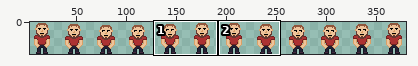
Sprite sheet, stored at Plosinofka/Content/jebko-idle.png. Above, an overview of the earlier version with the close-up marked.
Close-up. The starting point:
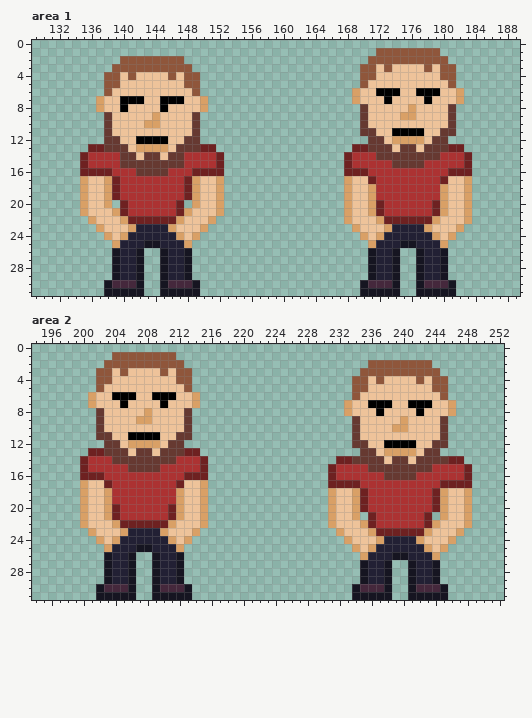
The file is 384x32 pixels. Colours within 5 levels of each other are drawn and written as one. Shown: area 1: x 129..189, y 0..31; area 2: x 194..252, y 0..31. The wide view leaves out empty margins. The commit also changed other parts of the picture, which this record leaves out.
New version:
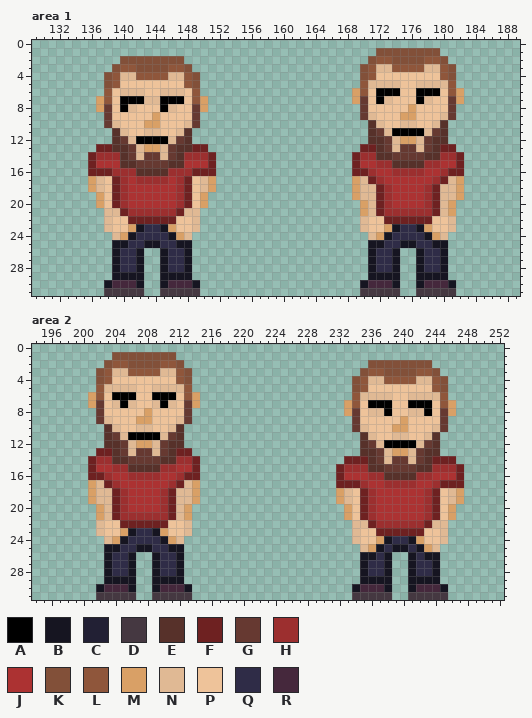
Palette (. is transparent): A #000000  B #161521  C #222034  D #453841  E #57312a  F #6e2121  G #663931  H #9c2f2f  J #ac3232  K #825039  L #8f563b  M #d9a066  N #e0b994  P #eec39a  Q #2f2c47  R #45283c
The edit:
Area 1:
y 1: x 172..179 LLLLLLLL -> KKKKKKKK
y 2: x 140..147 LLLLLLLL -> KKKKKKKK; x 171 L -> K; x 174..177 LLLL -> KKKK; x 180 L -> K
y 3: x 139 L -> K; x 142..145 LLLL -> KKKK; x 148 L -> K; x 170 L -> K; x 172..179 PLPPPPLP -> NNLLLLNN; x 181 L -> K
y 4: x 138 L -> K; x 140..147 PLPPPPLP -> NNLLLLNN; x 149 L -> K; x 170 L -> K; x 181 L -> K
y 5: x 138 L -> K; x 149 L -> K; x 171..174 PPPP -> NNNN; x 177..180 PPPP -> NNNN
y 6: x 140..142 PPP -> NNN; x 145..147 PPP -> NNN; x 170 P -> L; x 181 P -> L
y 7: x 138 P -> L; x 143..144 PP -> NN; x 149 P -> L; x 170 P -> G; x 172..173 PA -> AN; x 177..178 PA -> AN; x 181 P -> G
y 8: x 138 P -> G; x 141 P -> N; x 146 P -> N; x 149 P -> G
y 9: x 171 P -> N; x 180 P -> N
y 10: x 139 P -> N; x 148 P -> N; x 170..172 GPP -> .EN; x 175..176 PP -> NN; x 179..181 PPG -> NE.
y 11: x 138..140 GPP -> .EN; x 143..144 PP -> NN; x 147..149 PPG -> NE.; x 170..173 GGPP -> .EGN; x 178..181 PPGG -> NGE.
y 12: x 138..141 GGPP -> .EGN; x 146..149 PPGG -> NGE.; x 171..174 GGPM -> EEGN; x 177..180 MPGG -> NGEE
y 13: x 136 F -> .; x 138..142 GGGPM -> FEEGN; x 145..149 MPGGG -> NGEEF; x 151 F -> .; x 169 F -> .; x 171..172 GG -> FE; x 174 P -> N; x 177 P -> N; x 179..180 GG -> EF; x 182 F -> .
y 14: x 135..140 FJJJJG -> .FHHHE; x 142 P -> N; x 145 P -> N; x 147..152 GJJJJF -> EHHHF.; x 168..173 FJJJGG -> .FHHEE; x 178..183 GGJJJF -> EEHHF.
y 15: x 135..136 FJ -> .F; x 140..141 GG -> EE; x 146..147 GG -> EE; x 151..152 JF -> F.; x 168..169 FJ -> .F; x 172..179 JJGGGGJJ -> HHEEEEHH; x 182..183 JF -> F.
y 16: x 135 F -> .; x 139..148 JJJGGGGJJJ -> HHHEEEEHHH; x 152 F -> .; x 168 F -> .; x 171 J -> H; x 174..177 JJJJ -> HHHH; x 180 J -> H; x 183 F -> .
y 17: x 135..138 MPPM -> .MNP; x 140 J -> H; x 142..145 JJJJ -> HHHH; x 147 J -> H; x 149..152 MPPM -> PNM.; x 168..170 MPP -> .MN; x 172 J -> H; x 179 J -> H; x 181..183 PPM -> NM.
y 18: x 135..138 MPPM -> .MNP; x 140 J -> H; x 147 J -> H; x 149..152 MPPM -> PNM.; x 168..173 MPPMJJ -> .MNNFH; x 178..183 JJMPPM -> HFNNM.
y 19: x 135..138 MPPM -> ..MP; x 140 J -> H; x 147 J -> H; x 149..152 MPPM -> PM..; x 168..173 MPPMJJ -> .MNNFH; x 178..183 JJMPPM -> HFNNM.
y 20: x 135..140 MPPM.F -> ..MPFH; x 147..152 F.MPPM -> HFPM..; x 168..171 MPPM -> ..MN; x 173 J -> H; x 178 J -> H; x 180..183 MPPM -> NM..
y 21: x 135..139 MPPPM -> ...NN; x 141..146 JJJJJJ -> HHHHHH; x 148..152 MPPPM -> NN...; x 168..171 MPPM -> ..MN; x 173..178 JJJJJJ -> HHHHHH; x 180..183 MPPM -> NM..
y 22: x 136..138 MPP -> ..N; x 140 M -> P; x 147 M -> P; x 149..151 PPM -> N..; x 168..170 MPP -> ..N; x 172 M -> P; x 179 M -> P; x 181..183 PPM -> N..
y 23: x 137..138 MP -> .N; x 142..145 CCCC -> BQQB; x 149..150 PM -> N.; x 169..170 MP -> .N; x 174..177 CCCC -> BQQB; x 181..182 PM -> N.
y 24: x 138..139 MP -> .N; x 141..146 CCCCCC -> BQQQQB; x 148..149 PM -> N.; x 170..171 MP -> .N; x 173..178 CCCCCC -> BQQQQB; x 180..181 PM -> N.
y 25: x 139..142 MCCC -> BBQQ; x 145..148 CCCM -> QQBB; x 171..174 MCCC -> BBQQ; x 177..180 CCCM -> QQBB
y 26..28: x 140..141 CC -> QQ; x 146..147 CC -> QQ; x 172..173 CC -> QQ; x 178..179 CC -> QQ
y 29: x 140..141 CC -> BB; x 146..147 CC -> BB; x 172..173 CC -> BB; x 178..179 CC -> BB
y 31: x 138..142 BBBBB -> DDDDD; x 145..149 BBBBB -> DDDDD; x 170..174 BBBBB -> DDDDD; x 177..181 BBBBB -> DDDDD
Area 2:
y 1: x 204..211 LLLLLLLL -> KKKKKKKK
y 2: x 203 L -> K; x 206..209 LLLL -> KKKK; x 212 L -> K; x 236..243 LLLLLLLL -> KKKKKKKK
y 3: x 202 L -> K; x 204..211 PLPPPPLP -> NNLLLLNN; x 213 L -> K; x 235 L -> K; x 238..241 LLLL -> KKKK; x 244 L -> K
y 4: x 202 L -> K; x 213 L -> K; x 234 L -> K; x 236..243 PLPPPPLP -> NNLLLLNN; x 245 L -> K
y 5: x 203..206 PPPP -> NNNN; x 209..212 PPPP -> NNNN; x 234 L -> K; x 245 L -> K
y 6: x 202 P -> L; x 213 P -> L; x 235..238 PPPP -> NNNN; x 241..244 PPPP -> NNNN
y 7: x 202 P -> G; x 204 P -> N; x 206 P -> N; x 209 P -> N; x 211 P -> N; x 213 P -> G; x 234 P -> L; x 245 P -> L
y 8: x 234 P -> G; x 236..238 PAP -> NNA; x 241..243 PAP -> NNA; x 245 P -> G
y 9: x 203 P -> N; x 212 P -> N
y 10: x 202..204 GPP -> .EN; x 207..208 PP -> NN; x 211..213 PPG -> NE.; x 235 P -> N; x 244 P -> N
y 11: x 202..205 GGPP -> .EGN; x 210..213 PPGG -> NGE.; x 234..236 GPP -> .EN; x 239..240 PP -> NN; x 243..245 PPG -> NE.
y 12: x 203..206 GGPM -> EEGN; x 209..212 MPGG -> NGEE; x 234..237 GGPP -> .EGN; x 242..245 PPGG -> NGE.
y 13: x 201 F -> .; x 203..204 GG -> FE; x 206 P -> N; x 209 P -> N; x 211..212 GG -> EF; x 214 F -> .; x 235..238 GGPM -> EEGN; x 241..244 MPGG -> NGEE
y 14: x 200..205 FJJJGG -> .FHHEE; x 210..215 GGJJJF -> EEHHF.; x 232 F -> .; x 234..236 GGG -> FFE; x 238 P -> N; x 241 P -> N; x 243..245 GGG -> EFF; x 247 F -> .
y 15: x 200..201 FJ -> .F; x 204..211 JJGGGGJJ -> HHEEEEHH; x 214..215 JF -> F.; x 231..237 FJJJJGG -> .FHHHEE; x 242..248 GGJJJJF -> EEHHHF.
y 16: x 200 F -> .; x 203 J -> H; x 206..209 JJJJ -> HHHH; x 212 J -> H; x 215 F -> .; x 231..232 FJ -> .F; x 236..243 JJGGGGJJ -> HHEEEEHH; x 247..248 JF -> F.
y 17: x 200..202 MPP -> .MN; x 204 J -> H; x 211 J -> H; x 213..215 PPM -> NM.; x 231 F -> .; x 235 J -> H; x 238..241 JJJJ -> HHHH; x 244 J -> H; x 248 F -> .
y 18..19: x 200..205 MPPMJJ -> .MNNFH; x 210..215 JJMPPM -> HFNNM.; x 231..234 MPPM -> .MNP; x 236 J -> H; x 243 J -> H; x 245..248 MPPM -> PNM.
y 20: x 200..203 MPPM -> ..MN; x 205 J -> H; x 210 J -> H; x 212..215 MPPM -> NM..; x 231..234 MPPM -> ..MP; x 236 J -> H; x 243 J -> H; x 245..248 MPPM -> PM..
y 21: x 200..203 MPPM -> ..MN; x 205..210 JJJJJJ -> HHHHHH; x 212..215 MPPM -> NM..; x 231..236 MPPM.F -> ..MPFH; x 243..248 F.MPPM -> HFPM..
y 22: x 200..202 MPP -> ..N; x 204 M -> P; x 211 M -> P; x 213..215 PPM -> N..; x 231..235 MPPPM -> ...NN; x 237..242 JJJJJJ -> HHHHHH; x 244..248 MPPPM -> NN...
y 23: x 201..202 MP -> .N; x 206..209 CCCC -> BQQB; x 213..214 PM -> N.; x 232..234 MPP -> ..N; x 236 M -> P; x 243 M -> P; x 245..247 PPM -> N..
y 24: x 202..203 MP -> .N; x 205..210 CCCCCC -> BQQQQB; x 212..213 PM -> N.; x 233..234 MP -> .N; x 238..241 CCCC -> BQQB; x 245..246 PM -> N.
y 25: x 203..206 MCCC -> BBQQ; x 209..212 CCCM -> QQBB; x 234..235 MP -> .N; x 237..242 CCCCCC -> BQBBQB; x 244..245 PM -> N.
y 26: x 204..205 CC -> QQ; x 210..211 CC -> QQ; x 235..244 MCCCBBCCCM -> BBQB..BQBB
y 27..28: x 204..205 CC -> QQ; x 210..211 CC -> QQ; x 236..237 CC -> QQ; x 242..243 CC -> QQ
y 29: x 204..205 CC -> BB; x 210..211 CC -> BB; x 236..237 CC -> BB; x 242..243 CC -> BB
y 31: x 202..206 BBBBB -> DDDDD; x 209..213 BBBBB -> DDDDD; x 234..238 BBBBB -> DDDDD; x 241..245 BBBBB -> DDDDD
